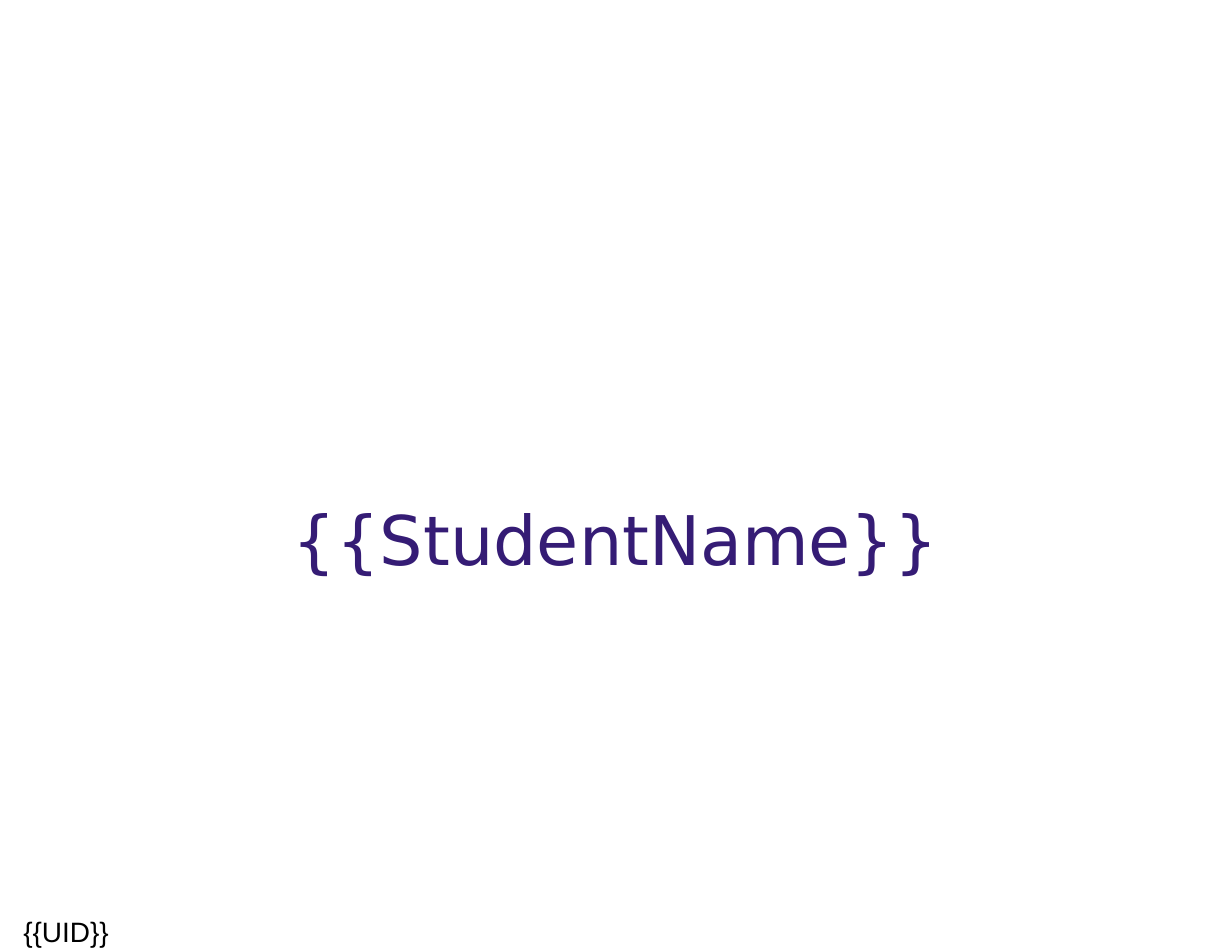
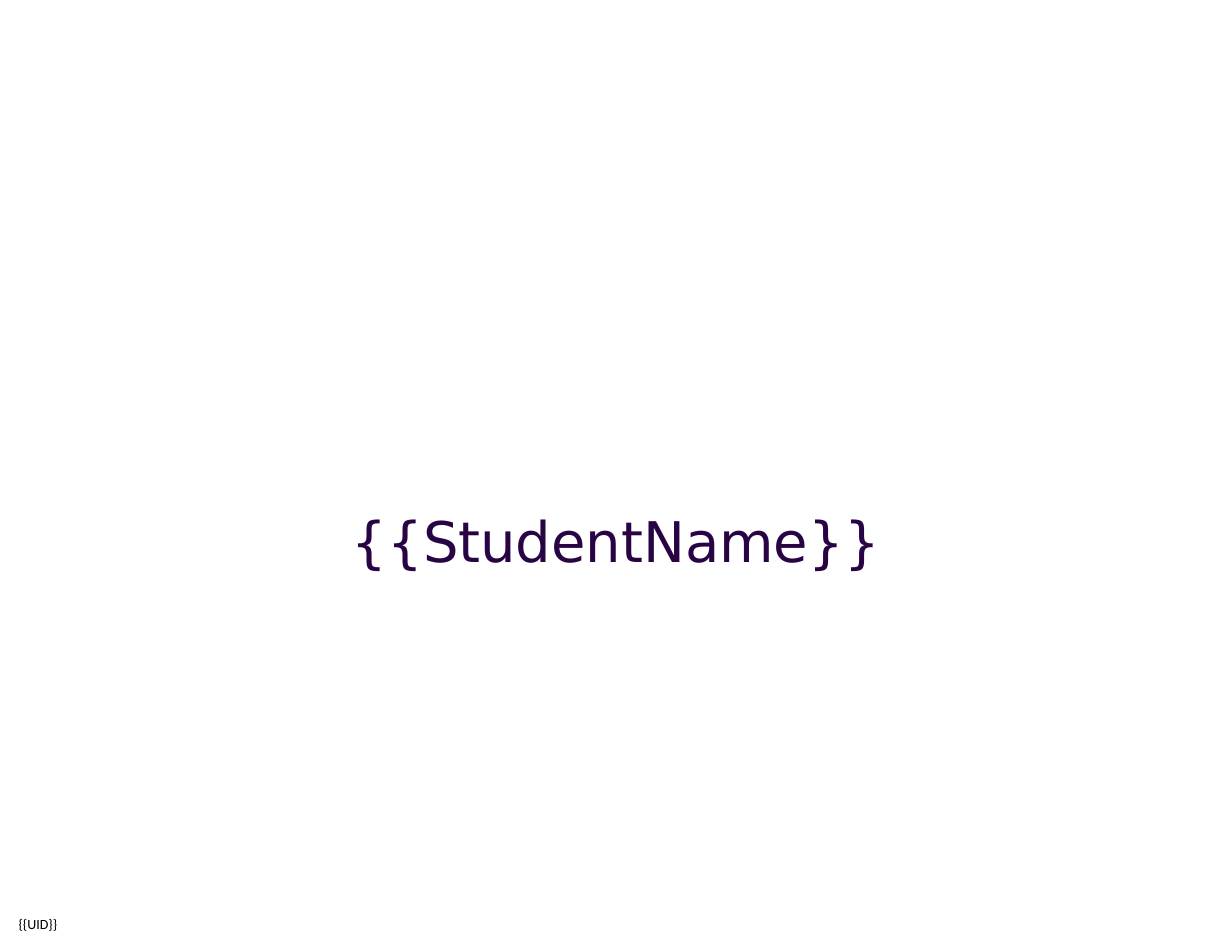
Before and after one commit to SiddhantTotade/CerGen, a slide deck: slide 1 of app/cert_gen_sen_app_backend/certificate_data/certificate-template/certificate_of_completion.pptx. Drawn at 1232x952 pixels with LibreOffice and Linux fonts; fonts in the diff are those of the drawing; background and template pictures are left out. Boxes give left, top, right and bottom in pixels: in the first picture for what was removed or moved away, otherwise in the second. Text is boxed around its words. In the diff, an @@ line names an element or a change of style, - is before the commit and + after.

```diff
--- a/app/cert_gen_sen_app_backend/certificate_data/certificate-template/certificate_of_completion.pptx
+++ b/app/cert_gen_sen_app_backend/certificate_data/certificate-template/certificate_of_completion.pptx
@@ text "{{StudentName}}": place and size @@
-text "{{StudentName}}" at (293,513,938,576)
+text "{{StudentName}}" at (352,519,880,571)
@@ text "{{StudentName}}" at (352,519,880,571): size 44 to 36 pt, text colour #351C75 to #290445 @@
@@ text "{{UID}}" at (19,919,58,931): size 18 to 9 pt, font Arial to Calibri @@
```
Also in this commit, not shown: 3 other files.
